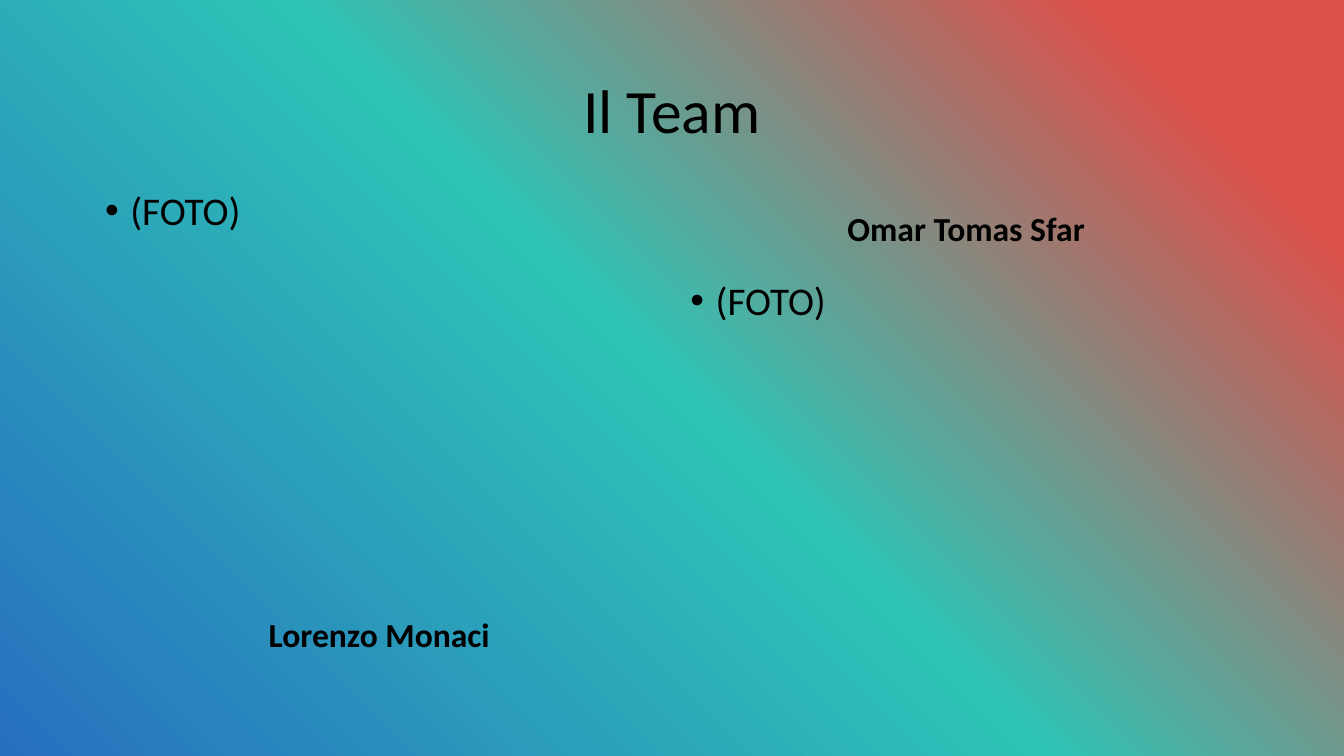
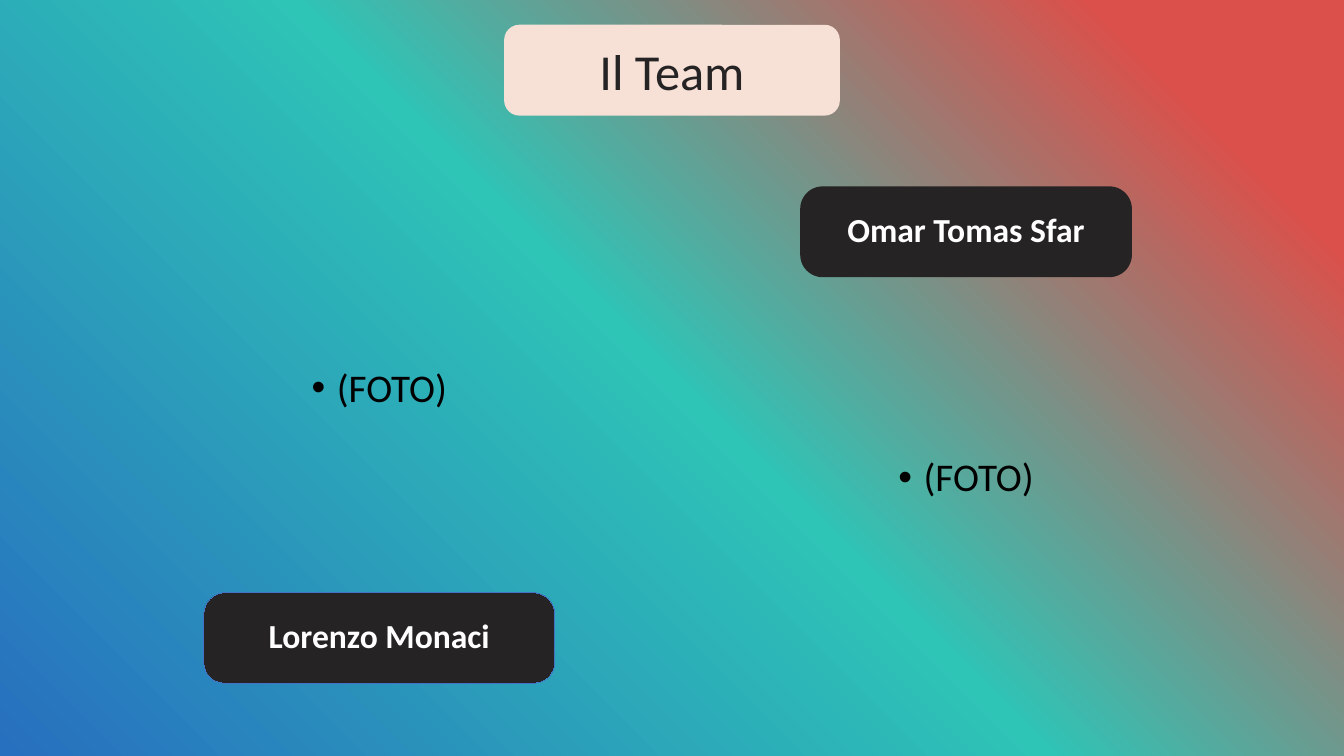
Before and after one commit to OMGitsDrake/PWEOA23-IDueMoschettieri, a slide deck: slide 2 of I Due Moschettieri.pptx. Drawn at 1344x756 pixels with LibreOffice and Linux fonts; fonts in the diff are those of the drawing. Boxes give left, top, right and bottom in pixels: in the first picture for what was removed or moved away, otherwise in the second. Text is boxed around its words. In the diff, an @@ line names an element or a change of style, - is before the commit and + after.

```diff
--- a/I Due Moschettieri.pptx
+++ b/I Due Moschettieri.pptx
@@ rounded rectangle "Il Team": place and size @@
-rounded rectangle "Il Team" at box(583, 90, 761, 134)
+rounded rectangle "Il Team" at box(504, 25, 840, 116)
@@ rounded rectangle "Il Team" at box(504, 25, 840, 116): size 44 to 36 pt, text colour #000000 to #252323; line spacing 0.9 to 1; fill none to #F7E1D7 @@
@@ text "(FOTO)" at box(337, 373, 447, 407): alignment left to centre; vertical alignment top to middle @@
@@ text "Omar Tomas Sfar": place and size @@
-text "Omar Tomas Sfar" at box(847, 217, 1084, 241)
+text "Omar Tomas Sfar" at box(801, 187, 1132, 277)
@@ text "Omar Tomas Sfar" at box(801, 187, 1132, 277): text colour #000000 to #FFFFFF; fill none to #252323 @@
@@ text "(FOTO)" at box(924, 462, 1034, 496): alignment left to centre; vertical alignment top to middle @@
@@ text "Lorenzo Monaci": place and size @@
-text "Lorenzo Monaci" at box(269, 623, 489, 648)
+text "Lorenzo Monaci" at box(204, 593, 555, 684)
@@ text "Lorenzo Monaci" at box(204, 593, 555, 684): text colour #000000 to #FFFFFF; fill none to #252323; outline none to #4472C4 0.75 pt @@
```
Also in this commit, not shown: 1 other slide changed.
